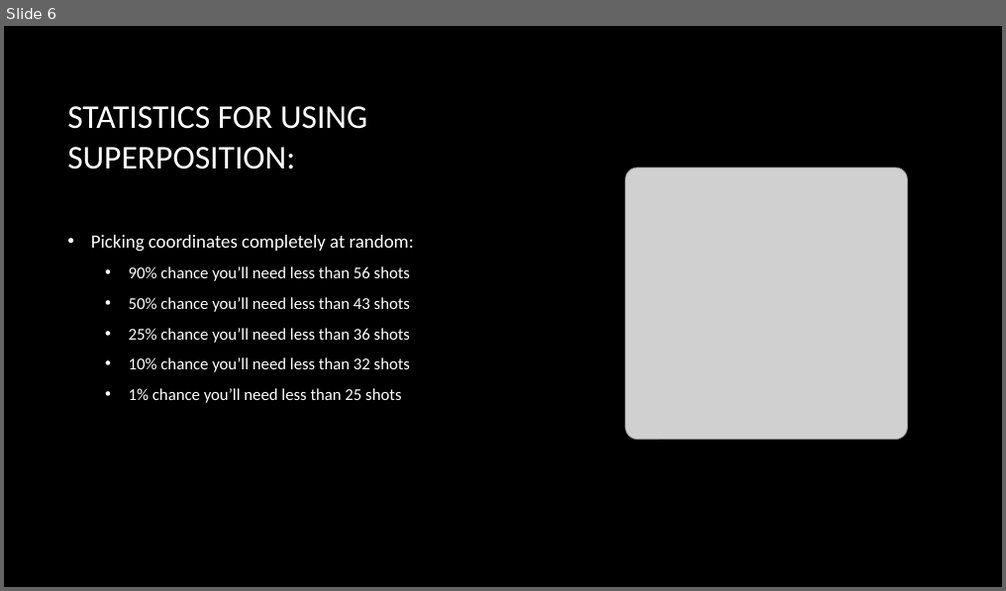
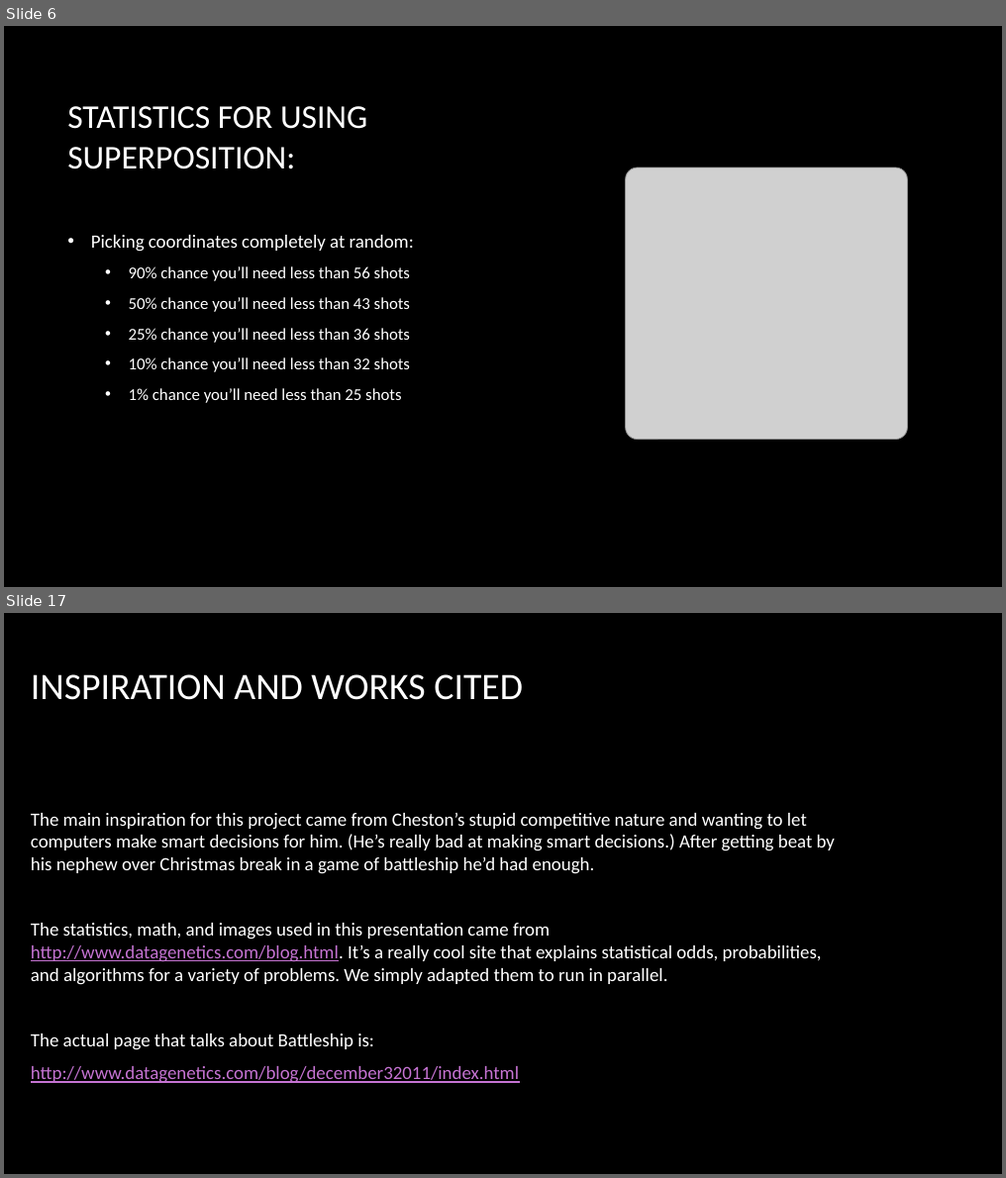
Before and after one commit to chestonthegray/cs5500-project, a slide deck: Project Presentation.pptx. Shown one above the other, each under a label of ours: slide 6 before the commit, slides 6 and 17 after it; the slides between them are not shown. The pictures are 1006x591 and 1006x1178 pixels, drawn with LibreOffice and Linux fonts; fonts in the diff are those of the drawing; grey boxes stand for pictures; background and template pictures are left out. Boxes give left, top, right and bottom in pixels: in the first picture for what was removed or moved away, otherwise in the second. Text is boxed around its words. In the diff, an @@ line names an element or a change of style, - is before the commit and + after.

```diff
--- a/Project Presentation.pptx
+++ b/Project Presentation.pptx
@@ slide 17 added at <box>4,613,1002,1174</box>, background picture (left out) @@
@@ title added at <box>31,674,523,700</box>, 36 pt, text #FFFFFF @@
+INSPIRATION AND WORKS CITED
@@ text added at <box>31,813,835,1083</box>, 18 pt, text #FFFFFF @@
+The main inspiration for this project came from Cheston’s stupid competitive nature and wanting to let computers make smart decisions for him. (He’s really bad at making smart decisions.) After getting beat by his nephew over Christmas break in a game of battleship he’d had enough.
+The statistics, math, and images used in this presentation came from http://www.datagenetics.com/blog.html. It’s a really cool site that explains statistical odds, probabilities, and algorithms for a variety of problems. We simply adapted them to run in parallel.
+The actual page that talks about Battleship is:
+http://www.datagenetics.com/blog/december32011/index.html
```
Also in this commit, not shown: 10 other slides added.
